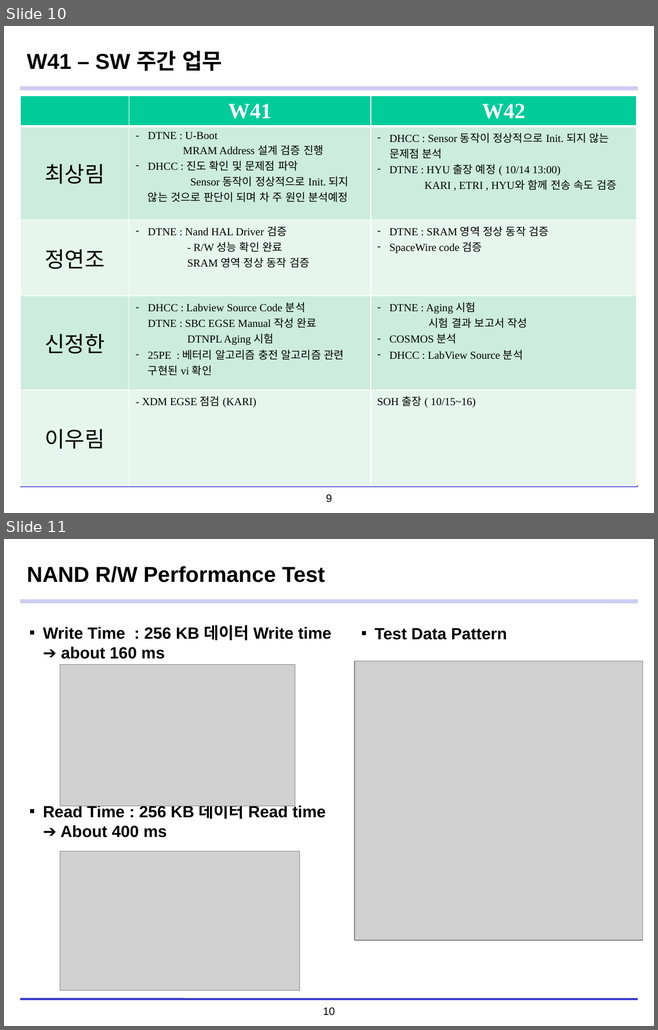
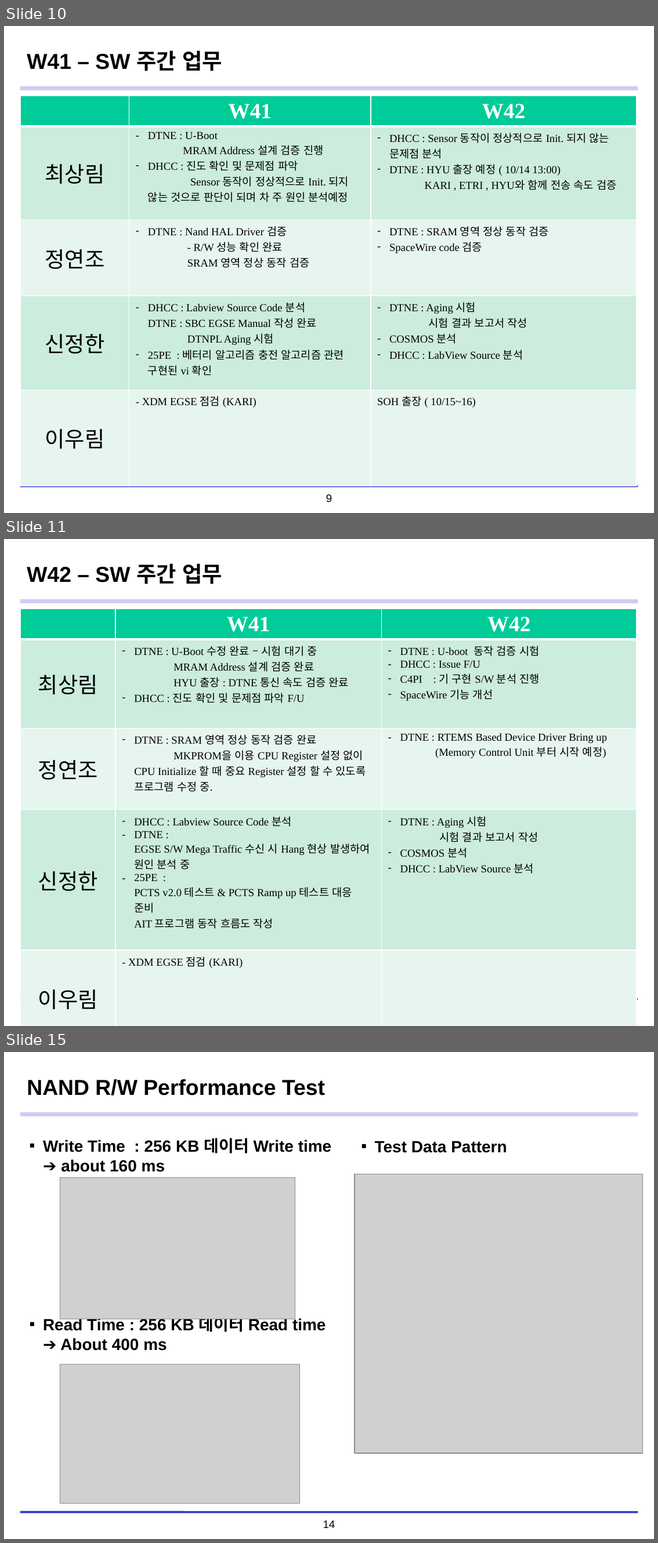
Before and after one commit to ds1hvh/Dev-Docu, a slide deck: Work Docu/Lumir_2팀(Software) 업무보고_20200924_r02.pptx. Shown one above the other, each under a label of ours: slides 10 and 11 before the commit, slides 10, 11 and 15 after it; the slides between them are not shown. The pictures are 658x1030 and 658x1543 pixels, drawn with LibreOffice and Linux fonts; fonts in the diff are those of the drawing; grey boxes stand for pictures; background and template pictures are left out. Boxes give left, top, right and bottom in pixels: in the first picture for what was removed or moved away, otherwise in the second. Text is boxed around its words. In the diff, an @@ line names an element or a change of style, - is before the commit and + after.

```diff
--- a/Work Docu/Lumir_2팀(Software) 업무보고_20200924_r02.pptx
+++ b/Work Docu/Lumir_2팀(Software) 업무보고_20200924_r02.pptx
@@ slide 11 added at (4,539,654,1026), background #FFFFFF; not listed: 4 template elements that a slide beside it also shows @@
@@ title added at (27,563,222,584), 24 pt, text #000000, bold @@
+W42 – SW 주간 업무
@@ table added at (21,609,637,1019), 5 rows, 3 columns @@
+ | W41 | W42
+최상림 | DTNE : U-Boot 수정 완료 – 시험 대기 중 MRAM Address 설계 검증 완료 HYU 출장 : DTNE 통신 속도 검증 완료 / DHCC : 진도 확인 및 문제점 파악 F/U | DTNE : U-boot 동작 검증 시험 / DHCC : Issue F/U / C4PI : 기 구현 S/W 분석 진행 / SpaceWire 기능 개선
+정연조 | DTNE : SRAM 영역 정상 동작 검증 완료 MKPROM을 이용 CPU Register 설정 없이 CPU Initialize 할 때 중요 Register 설정 할 수 있도록 프로그램 수정 중. | DTNE : RTEMS Based Device Driver Bring up (Memory Control Unit 부터 시작 예정)
+신정한 | DHCC : Labview Source Code 분석 / DTNE : EGSE S/W Mega Traffic 수신 시 Hang 현상 발생하여 원인 분석 중 / 25PE : PCTS v2.0 테스트 & PCTS Ramp up 테스트 대응 준비 AIT 프로그램 동작 흐름도 작성 | DTNE : Aging 시험 시험 결과 보고서 작성 / COSMOS 분석 / DHCC : LabView Source 분석
+이우림 | - XDM EGSE 점검 (KARI) | 
@@ what was slide 11 is now slide 15 @@
@@ page number at (323,1521,335,1528): text changed @@
-10
+14
```
Also in this commit, not shown: 3 other slides added, 5 other files.
